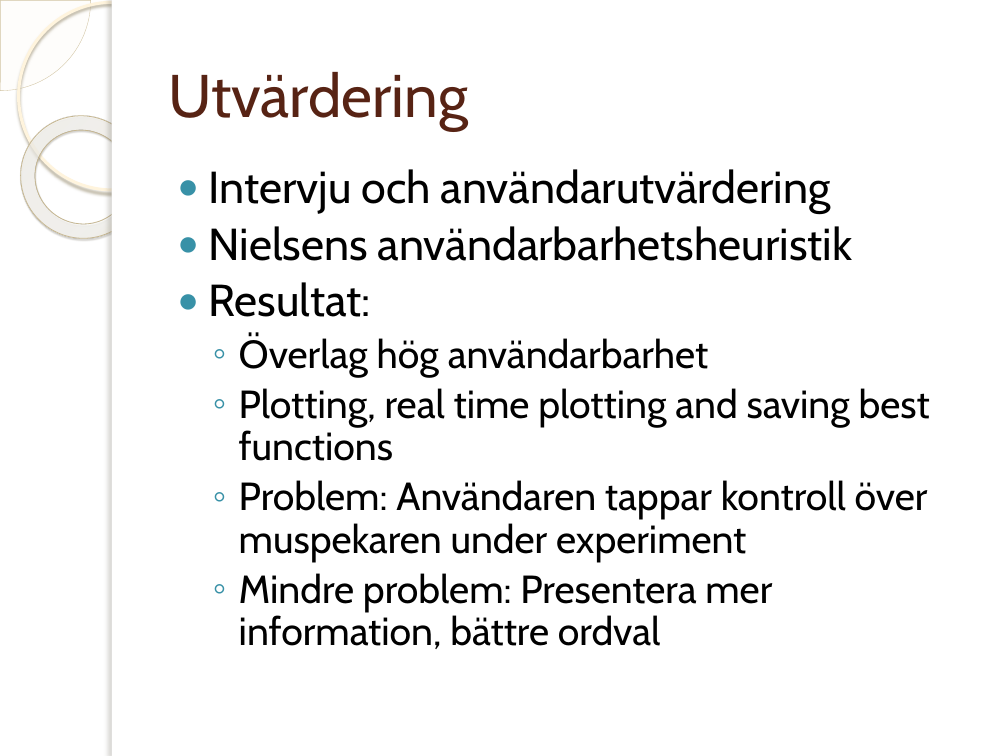
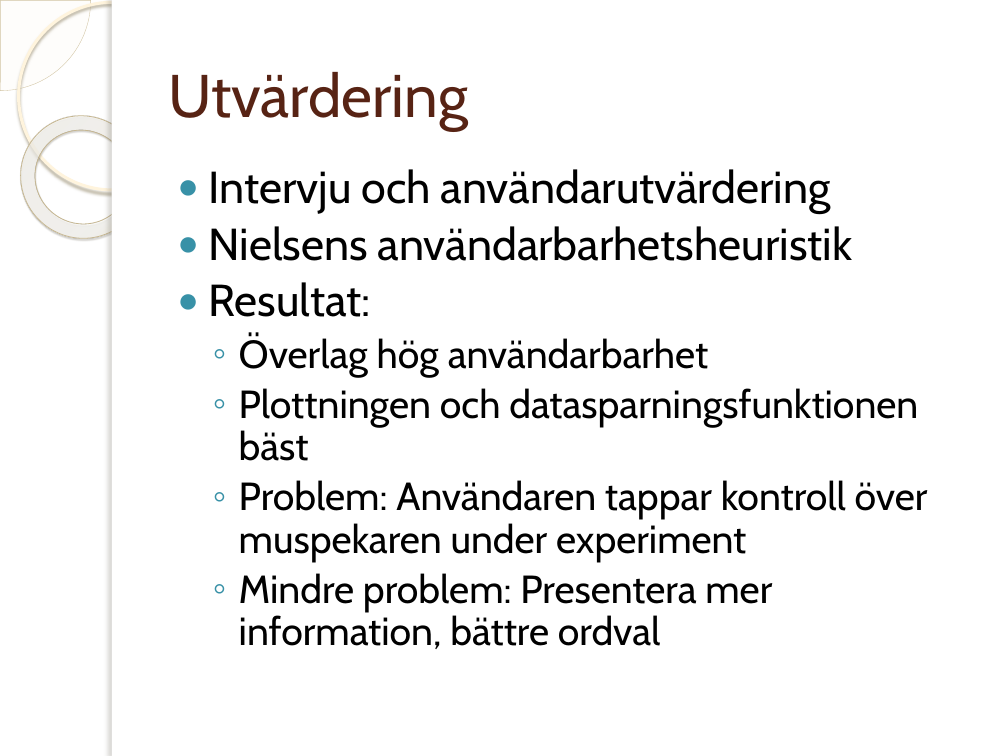
Before and after one commit to jakelamotta/master_thesis, a slide deck: slide 13 of presentations/presentation_swe.pptx. Drawn at 1008x756 pixels with LibreOffice and Linux fonts; fonts in the diff are those of the drawing; background and template pictures are left out. Boxes give left, top, right and bottom in pixels: in the first picture for what was removed or moved away, otherwise in the second. Text is boxed around its words. In the diff, an @@ line names an element or a change of style, - is before the commit and + after.

```diff
--- a/presentations/presentation_swe.pptx
+++ b/presentations/presentation_swe.pptx
@@ text at box(239, 388, 918, 461): text changed @@
-  ◦ Plotting, real time plotting and saving best functions
+  ◦ Plottningen och datasparningsfunktionen bäst
```
Also in this commit, not shown: 3 other slides changed, 1 slide added.
